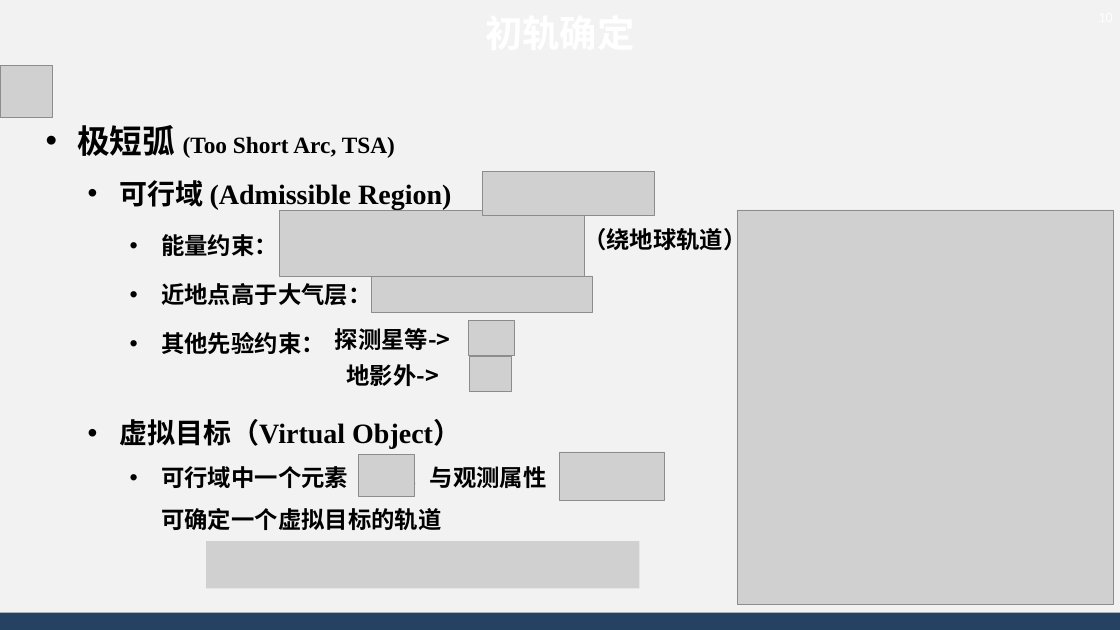
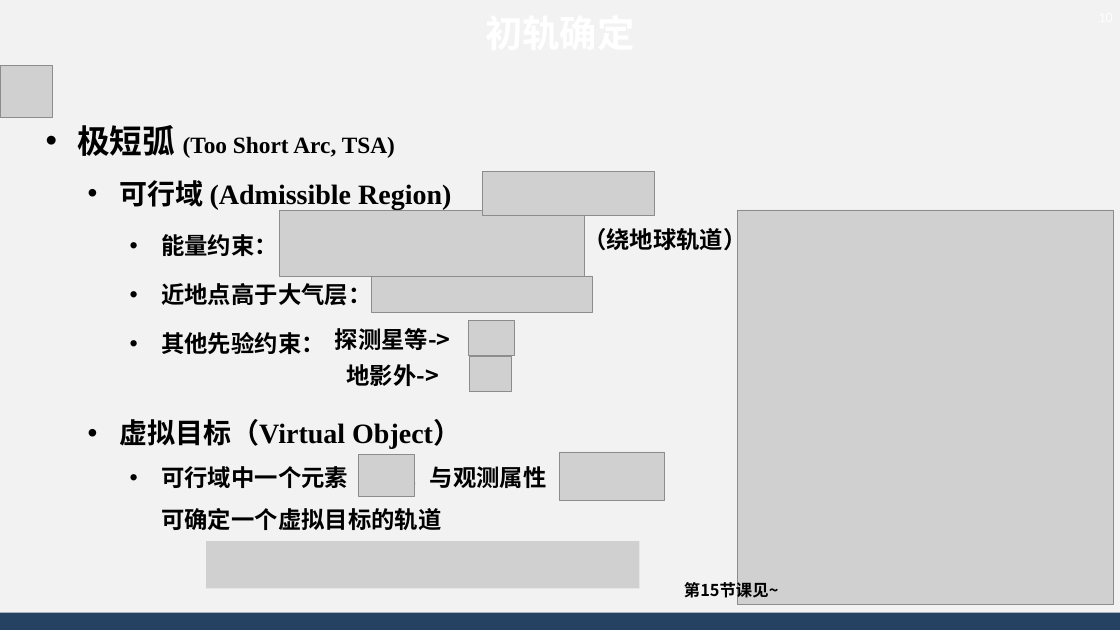
Before and after one commit to AsBackup/DAOSSA, a slide deck: slide 10 of 12 初轨确定和精密定轨原理.pptx. Drawn at 1120x630 pixels with LibreOffice and Linux fonts; fonts in the diff are those of the drawing; grey boxes stand for pictures; background and template pictures are left out. Boxes give left, top, right and bottom in pixels: in the first picture for what was removed or moved away, otherwise in the second. Text is boxed around its words. In the diff, an @@ line names an element or a change of style, - is before the commit and + after.

Commit message:
update

```diff
--- a/12 初轨确定和精密定轨原理.pptx
+++ b/12 初轨确定和精密定轨原理.pptx
@@ text added at (684, 580, 778, 602), 14 pt, text #000000, bold @@
+第15节课见~
```
Also in this commit, not shown: 1 other slide changed.
